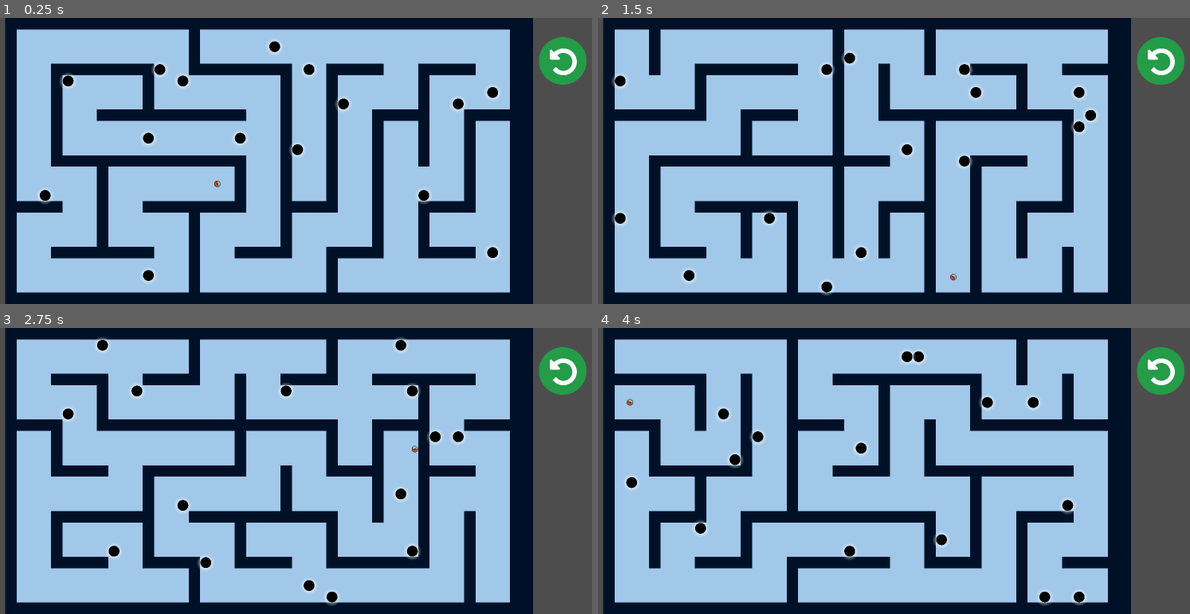
Above: before the commit, frames 1-4 (two rows, left to right).
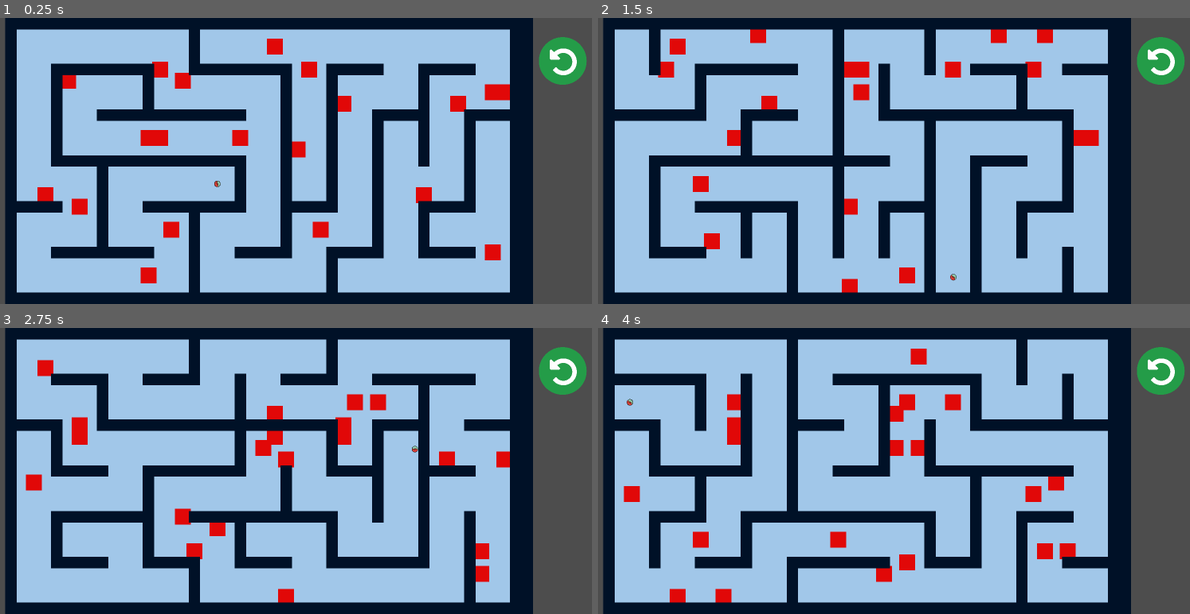
Above: after the commit, the same moments.

Repository: Herovero/GyroMaze
Game: Godot game, scene res://Scenes/main.tscn
Two runs of this game, one before a commit and one after it. Both use one fixed random seed, a clock stepped at 60 frames per second and the inputs below.
Inputs:
- Up to frame 1 (0.25 s): no input
- Up to frame 2 (1.5 s): tap Enter (ui_accept) at 0.5, 0.77, 1.25 s; hold Right (ui_right) 0.53-1.28 s; hold Down (ui_down) from 1.28 s (still down)
- Up to frame 3 (2.75 s): tap Enter (ui_accept) at 1.52, 2 s; release Down (ui_down) at 2.03 s; hold Right (ui_right) from 2.03 s (still down)
- Up to frame 4 (4 s): release Right (ui_right) at 2.78 s; hold Up (ui_up) 2.78-3.53 s; tap Enter (ui_accept) at 3.02, 3.5, 3.77 s; hold Left (ui_left) from 3.53 s (still down)

The runs differ from the first frame. In frame 1, 2.9% of the frame differs, in the area x 6-87%, y 7-93%; in frame 2, 4.0%; in frame 3, 4.2%, in the area x 4-87%, y 3-97%; in frame 4, 4.2%.

Commit message:
Changed Z ordering of wall tile

Diff:
--- a/Assets/maze_tileset.tres
+++ b/Assets/maze_tileset.tres
@@ -5,6 +5,7 @@
 [sub_resource type="TileSetAtlasSource" id="TileSetAtlasSource_3mc4k"]
 texture = ExtResource("1_vspg0")
 0:0/0 = 0
+0:0/0/z_index = 2
 0:0/0/physics_layer_0/polygon_0/points = PackedVector2Array(-8, -8, 8, -8, 8, 8, -8, 8)
 1:0/0 = 0
 0:1/0 = 0
--- a/Scenes/hole.tscn
+++ b/Scenes/hole.tscn
@@ -1,21 +1,19 @@
 [gd_scene load_steps=4 format=3 uid="uid://dfwo610ckgcq5"]
 
 [ext_resource type="Script" uid="uid://diqnagyai61xc" path="res://Scripts/hole.gd" id="1_i6jlm"]
-[ext_resource type="Texture2D" uid="uid://com1lcyfcqqt4" path="res://Assets/hole.png" id="2_ra8eo"]
+[ext_resource type="Texture2D" uid="uid://du6n22db78p13" path="res://Assets/red square.png" id="2_i6jlm"]
 
-[sub_resource type="CircleShape2D" id="CircleShape2D_wti7s"]
-radius = 39.012817
+[sub_resource type="RectangleShape2D" id="RectangleShape2D_i6jlm"]
+size = Vector2(200, 200)
 
 [node name="Hole1" type="Area2D" groups=["Holes"]]
 script = ExtResource("1_i6jlm")
 
 [node name="hole" type="Sprite2D" parent="."]
-position = Vector2(-1.5, 4.5)
-scale = Vector2(0.25, 0.25)
-texture = ExtResource("2_ra8eo")
+scale = Vector2(0.4, 0.4)
+texture = ExtResource("2_i6jlm")
 
 [node name="CollisionShape2D" type="CollisionShape2D" parent="."]
-position = Vector2(-0.5, 0.5)
-shape = SubResource("CircleShape2D_wti7s")
+shape = SubResource("RectangleShape2D_i6jlm")
 
 [connection signal="body_entered" from="." to="." method="_on_body_entered"]
--- a/Scripts/hole.gd
+++ b/Scripts/hole.gd
@@ -6,7 +6,7 @@
 	pass # Replace with function body.
 
 # Called every frame. 'delta' is the elapsed time since the previous frame.
-func _process(delta):
+func _process(_delta):
 	pass
 
 func _on_body_entered(body):
--- a/Scripts/mazegen3.gd
+++ b/Scripts/mazegen3.gd
@@ -26,7 +26,7 @@
 var effective_tile_size = 16 * 9.0
 
 @export var hole_scene: PackedScene  # Drag your Hole.tscn here in Inspector
-@export var hole_count: int = 15     # How many holes do you want?
+@export var hole_count: int = 20     # How many holes do you want?
 
 func _ready() -> void:
 	fill_map_with_walls()
Binary file added: Assets/red square.png
Not shown, added: Assets/red square.png.import
